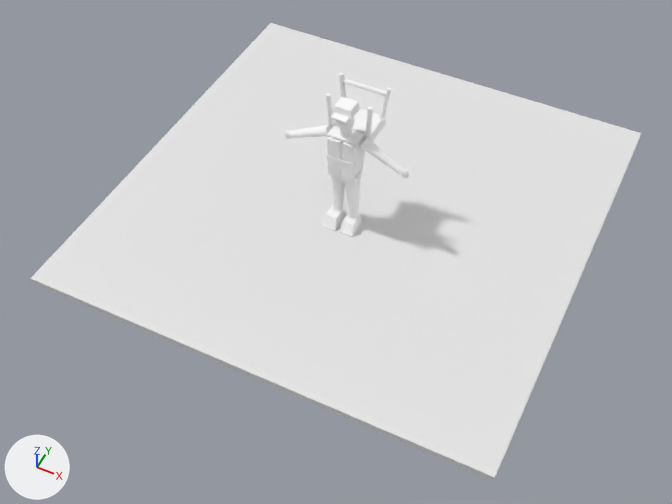
The Blender file ArtSource/Pedestrians/Blender/ChairCarrierPedestrian3D.blend, before and after one commit.
Camera for both pictures: a 50 mm lens placed at (3.33, -6.9, 7.98), pointed at (0.15, -0.56, 0.05). Arrows for +X, +Y and +Z are at lower left; the lights stay in place. The picture after the commit comes second.

In view in the first picture: 'PreviewGround' and 31 more.
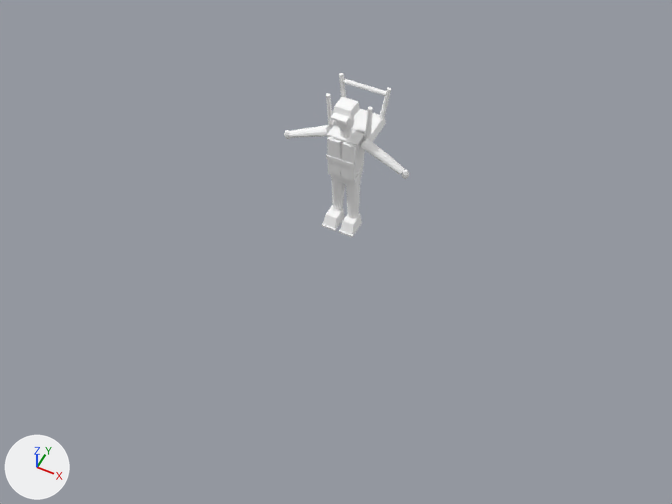
What differs and where, as boxes [x1, y1, x2, y2] in the pictures (672 x 504 px):
'PreviewGround', deleted: before [30, 23, 642, 481]

The change in detail:
Object 'PreviewGround' (ob_previewground) is deleted.
